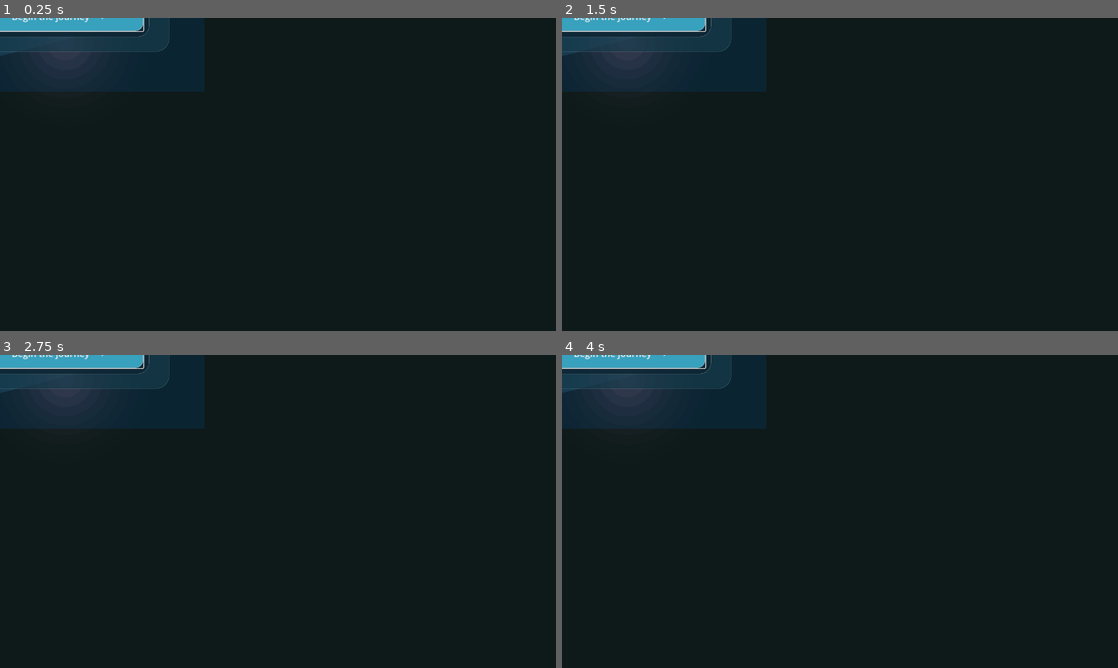
Above: before the commit, frames 1-4 (two rows, left to right).
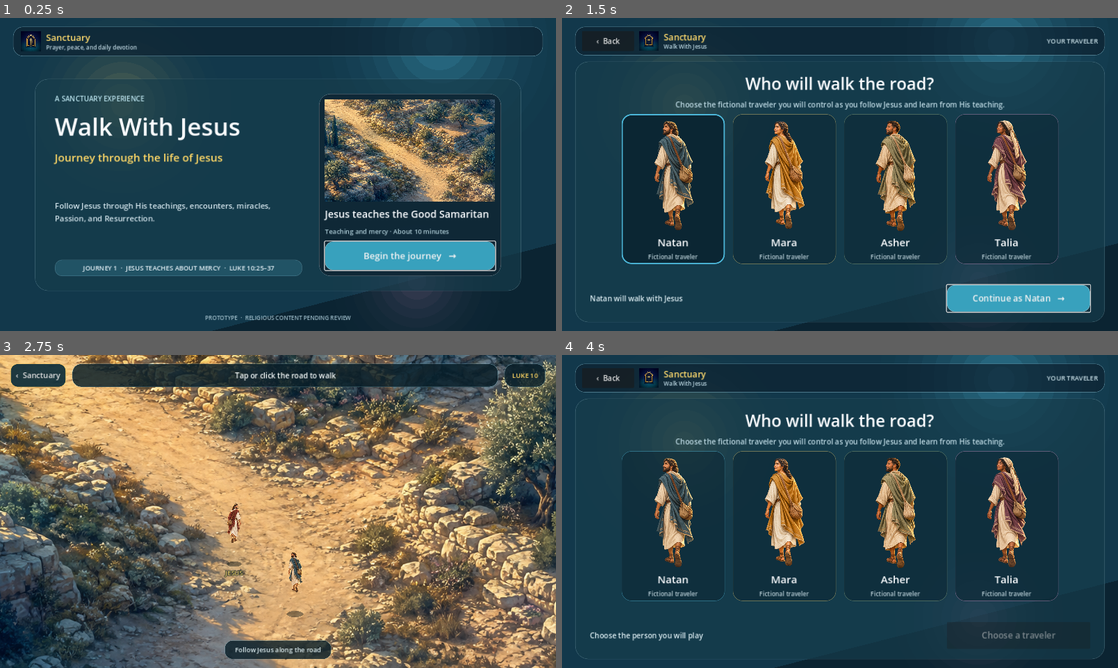
Above: after the commit, the same moments.

Repository: pa-mi-su/walk-with-jesus
Game: Godot game, scene res://scenes/app/main.tscn
Two runs of this game, one before a commit and one after it. Both use one fixed random seed, a clock stepped at 60 frames per second and the inputs below.
Inputs (mouse positions are in pixels of both pictures, inside the frame that each line leads up to):
- Up to frame 1 (0.25 s): no input
- Up to frame 2 (1.5 s): click (973, 255) at 0.5 s, where only the run after the commit has a clickable "Begin the journey →"; click (673, 190) at 1.27 s
- Up to frame 3 (2.75 s): click (455, 636) at 2 s, where only the run after the commit has a clickable "Continue as Natan →"
- Up to frame 4 (4 s): click (600, 376) at 2.75 s, where only the run after the commit has a clickable "‹ Sanctuary"; click (973, 592) at 3.5 s, where only the run after the commit has a clickable "Begin the journey →"

The runs differ from the first frame. In frame 1, 92% of the frame differs, in the area x 0-100%, y 0-100%; in frame 2, 94%; in frame 3, 92%; in frame 4, 94%.

Commit message:
Disable journey camera outside gameplay

Diff:
--- a/scenes/world/test_world.tscn
+++ b/scenes/world/test_world.tscn
@@ -64,6 +64,7 @@
 [node name="JourneyCamera" type="Camera2D" parent="."]
 unique_name_in_owner = true
 position = Vector2(1450, 1145)
+enabled = false
 position_smoothing_enabled = true
 position_smoothing_speed = 4.5
 limit_left = 0
--- a/scripts/world/test_world.gd
+++ b/scripts/world/test_world.gd
@@ -27,6 +27,7 @@
 
 func _ready() -> void:
 	_build_navigation_area()
+	journey_camera.enabled = false
 	back_button.pressed.connect(func() -> void: return_to_title_requested.emit())
 	player.destination_reached.connect(_on_destination_reached)
 	jesus_guide.route_completed.connect(_on_guide_route_completed)
@@ -40,6 +41,7 @@
 
 func begin_session() -> void:
 	_session_active = true
+	journey_camera.enabled = true
 	interface.visible = true
 	player.position = Vector2(1450.0, 1145.0)
 	player.stop()
@@ -61,6 +63,7 @@
 
 func end_session() -> void:
 	_session_active = false
+	journey_camera.enabled = false
 	interface.visible = false
 	player.stop()
 	jesus_guide.stop_guiding()
--- a/tests/run_tests.gd
+++ b/tests/run_tests.gd
@@ -52,6 +52,7 @@
 	var character_selection := main.get_node("CharacterSelection") as CharacterSelection
 	var world := main.get_node("TestWorld") as Node2D
 	var world_interface := world.get_node("Interface") as CanvasLayer
+	var journey_camera := world.get_node("JourneyCamera") as Camera2D
 	_expect_true(title_screen.visible, "title screen is initially visible")
 	_expect_equal(
 		title_screen.find_children("*", "Button", true, false).size(),
@@ -61,12 +62,14 @@
 	_expect_true(not character_selection.visible, "character selection is initially hidden")
 	_expect_true(not world.visible, "test world is initially hidden")
 	_expect_true(not world_interface.visible, "world interface does not leak onto the title screen")
+	_expect_true(not journey_camera.enabled, "world camera cannot move the title screen")
 
 	title_screen.start_requested.emit()
 	await process_frame
 	_expect_true(not title_screen.visible, "starting hides the title screen")
 	_expect_true(character_selection.visible, "starting reveals character selection")
 	_expect_true(not world.visible, "world waits for a character choice")
+	_expect_true(not journey_camera.enabled, "world camera cannot move character selection off-screen")
 	_expect_equal(character_selection.get_character_count(), 4, "four fictional travelers are available")
 
 	character_selection.select_character_by_index(1)
@@ -78,6 +81,7 @@
 	_expect_true(not character_selection.visible, "confirming hides character selection")
 	_expect_true(world.visible, "confirming reveals the test world")
 	_expect_true(world_interface.visible, "confirming reveals the world interface")
+	_expect_true(journey_camera.enabled, "world camera activates only after the journey begins")
 	var player := world.get_node("WorldContent/Player") as TravelerPlayer
 	var guide := world.get_node("WorldContent/JesusGuide") as JesusGuide
 	_expect_true(guide != null, "Jesus is present as a separate guide")
